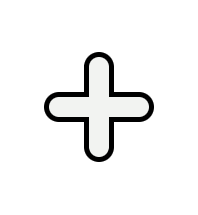
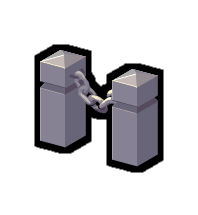
Revision of a layered 198 × 215 image; what changed, layer by layer:
added group "fences" with 19 layers in group "feature icons" over [34, 44, 164, 173]
added group "right bollard" with 7 layers in group "fences" over [112, 68, 158, 167]
added layer "Copie de bollard" in group "right bollard" over [112, 75, 158, 108]
added layer "bollard #3" in group "right bollard" over [133, 73, 158, 92]
added layer "bollard #4" in group "right bollard" over [112, 69, 137, 92]
added layer "bollard #5" in group "right bollard" over [129, 68, 158, 81]
added layer "bollard #2" in group "right bollard" over [112, 68, 158, 92]
added layer "bollard" in group "right bollard" over [112, 101, 158, 167]
added layer "bollard #1" in group "right bollard" over [112, 92, 158, 118]
added layer "Copie de chain" in group "fences" over [72, 70, 117, 114]
added layer "chain" in group "fences" over [68, 68, 117, 110]
added group "left bollard" with 7 layers in group "fences" over [40, 49, 86, 148]
added layer "Copie de bollard #1" in group "left bollard" over [40, 56, 86, 89]
added layer "bollard #6" in group "left bollard" over [61, 54, 86, 73]
added layer "bollard #7" in group "left bollard" over [40, 50, 65, 73]
added layer "bollard #8" in group "left bollard" over [57, 49, 86, 62]
added layer "bollard #9" in group "left bollard" over [40, 49, 86, 73]
added layer "bollard #10" in group "left bollard" over [40, 82, 86, 148]
added layer "bollard #11" in group "left bollard" over [40, 73, 86, 99]
added layer "Copie de fences" in group "fences" over [34, 44, 164, 173]
hid group "+" (2 layers) over [44, 52, 154, 162]
